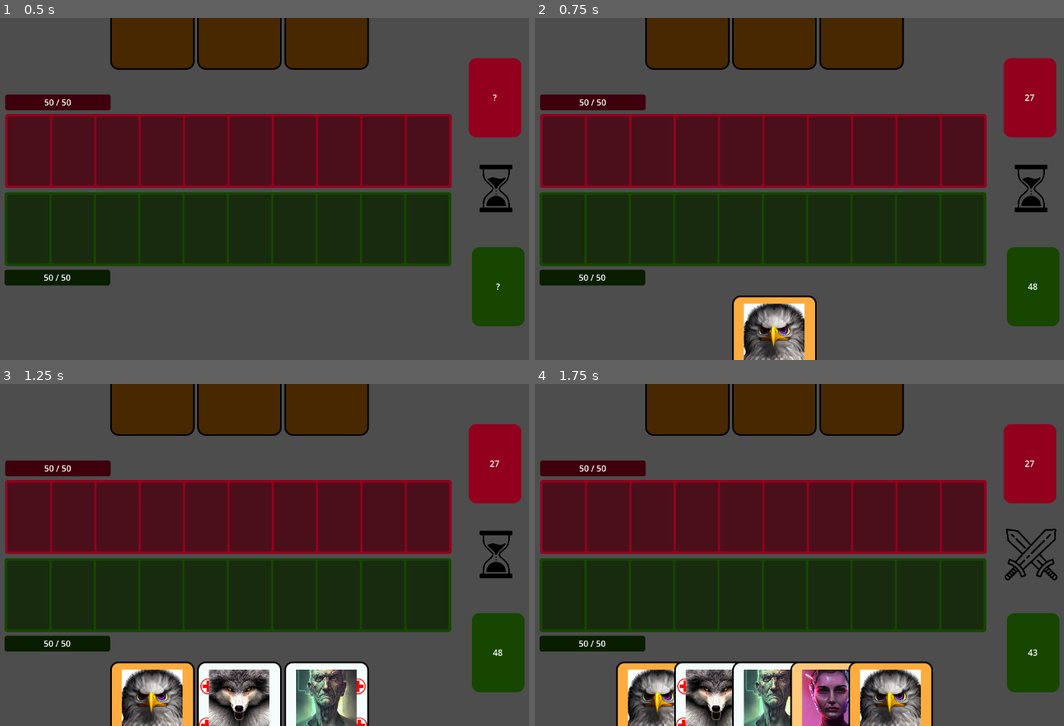
Above: before the commit, frames 1-4 (two rows, left to right).
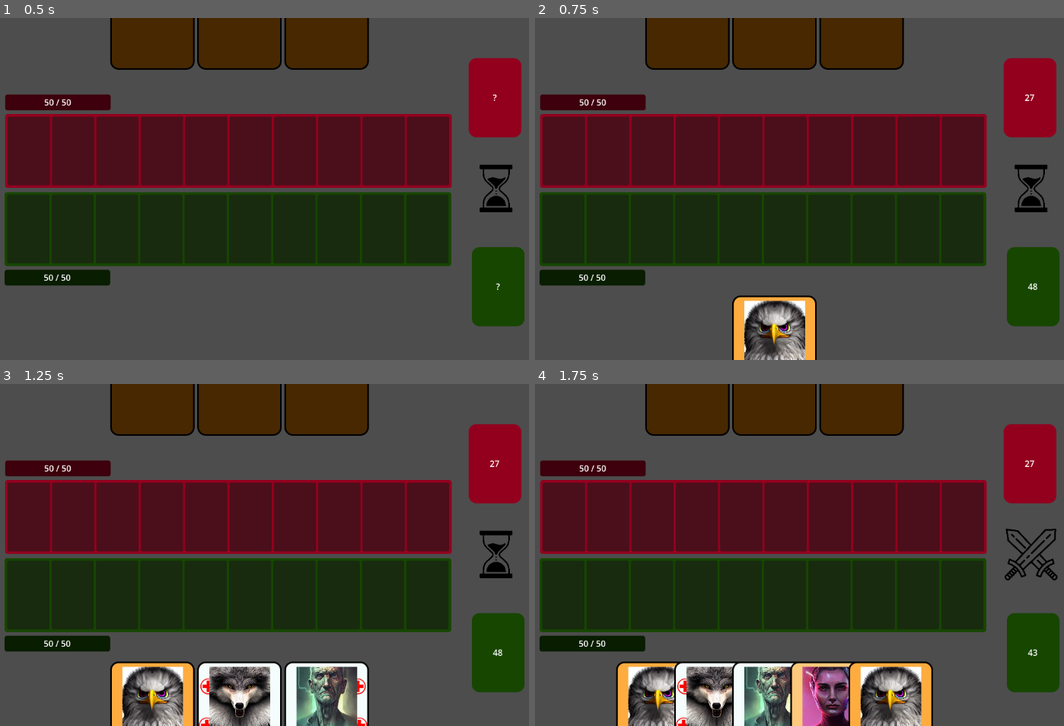
Above: after the commit, the same moments.

Repository: jamklex/first_game
Game: Godot game, scene res://scenes/gameboard/_main.tscn
Two runs of this game, one before a commit and one after it. Both use one fixed random seed, a clock stepped at 60 frames per second and the inputs below. This scene is started directly instead of the project's main scene.
Inputs (mouse positions are in pixels of both pictures, inside the frame that each line leads up to):
- Up to frame 1 (0.5 s): no input
- Up to frame 2 (0.75 s): move the mouse to (937, 171) at 0.52 s; click (937, 171) at 0.67 s
- Up to frame 3 (1.25 s): no input
- Up to frame 4 (1.75 s): move the mouse to (683, 572) at 1.27 s; click (683, 572) at 1.42 s

Frame 1 is identical in both runs. In frame 2, 1.2% of the frame differs, in the area x 39-52%, y 82-100%; in frame 3, 3.2%; in frame 4, 4.5%, in the area x 17-74%, y 82-100%.

Commit message:
added layout

Diff:
--- a/Deck_Defense/data/settings.json
+++ b/Deck_Defense/data/settings.json
@@ -1,5 +1,5 @@
 {
 	"fullscreen": false,
-	"windowSizeHeight": 768,
-	"windowSizeWidth": 1366
+	"windowSizeHeight": 900,
+	"windowSizeWidth": 1600
 }
--- a/Deck_Defense/scenes/gameboard/_main.tscn
+++ b/Deck_Defense/scenes/gameboard/_main.tscn
@@ -126,55 +126,6 @@
 offset_bottom = 0.0
 metadata/_edit_use_anchors_ = true
 
-[node name="EnemyOldPosses" type="Control" parent="."]
-visible = false
-layout_mode = 2
-anchors_preset = 0
-offset_left = 576.0
-offset_top = 324.0
-offset_right = 576.0
-offset_bottom = 324.0
-
-[node name="Hand" type="HBoxContainer" parent="EnemyOldPosses"]
-layout_mode = 0
-offset_left = -351.0
-offset_top = -419.0
-offset_right = 349.0
-offset_bottom = -179.0
-alignment = 1
-
-[node name="Health" parent="EnemyOldPosses" instance=ExtResource("6")]
-layout_mode = 0
-offset_left = -500.0
-offset_top = -176.0
-offset_right = -300.0
-offset_bottom = -146.0
-theme_override_styles/panel = SubResource("StyleBoxFlat_e8sp8")
-
-[node name="CardsLeft" parent="EnemyOldPosses" instance=ExtResource("7")]
-layout_mode = 0
-offset_left = 384.0
-offset_top = -269.0
-offset_right = 484.0
-offset_bottom = -119.0
-theme_override_styles/panel = SubResource("StyleBoxFlat_fu1b1")
-
-[node name="CardSpace" type="Panel" parent="EnemyOldPosses"]
-custom_minimum_size = Vector2(846, 140)
-layout_mode = 0
-offset_left = -500.0
-offset_top = -143.0
-offset_right = 346.0
-offset_bottom = -3.0
-theme_override_styles/panel = SubResource("StyleBoxFlat_aa5pe")
-
-[node name="Spots" parent="EnemyOldPosses/CardSpace" instance=ExtResource("2")]
-layout_mode = 0
-offset_left = 5.0
-offset_top = 5.0
-offset_right = 841.0
-offset_bottom = 135.0
-
 [node name="TurnOptions" type="Control" parent="."]
 layout_mode = 1
 anchors_preset = 15
@@ -287,56 +238,6 @@
 theme_override_styles/panel = SubResource("StyleBoxFlat_fhtdn")
 metadata/_edit_use_anchors_ = true
 
-[node name="PlayerOldPosses3" type="Control" parent="."]
-visible = false
-layout_mode = 2
-anchors_preset = 0
-offset_left = 576.0
-offset_top = 324.0
-offset_right = 576.0
-offset_bottom = 324.0
-
-[node name="CardSpace" type="Panel" parent="PlayerOldPosses3"]
-custom_minimum_size = Vector2(846, 140)
-layout_mode = 0
-offset_left = -500.0
-offset_top = 3.0
-offset_right = 346.0
-offset_bottom = 143.0
-mouse_filter = 1
-theme_override_styles/panel = SubResource("StyleBoxFlat_c82is")
-
-[node name="Spots" parent="PlayerOldPosses3/CardSpace" instance=ExtResource("2")]
-layout_mode = 0
-offset_left = 5.0
-offset_top = 5.0
-offset_right = 841.0
-offset_bottom = 135.0
-
-[node name="Health" parent="PlayerOldPosses3" instance=ExtResource("6")]
-layout_mode = 0
-offset_left = -500.0
-offset_top = 147.0
-offset_right = -300.0
-offset_bottom = 177.0
-theme_override_styles/panel = SubResource("StyleBoxFlat_fojdk")
-
-[node name="Hand" type="HBoxContainer" parent="PlayerOldPosses3"]
-layout_mode = 0
-offset_left = -351.0
-offset_top = 181.0
-offset_right = 349.0
-offset_bottom = 421.0
-alignment = 1
-
-[node name="CardsLeft" parent="PlayerOldPosses3" instance=ExtResource("7")]
-layout_mode = 0
-offset_left = 384.0
-offset_top = 124.0
-offset_right = 484.0
-offset_bottom = 274.0
-theme_override_styles/panel = SubResource("StyleBoxFlat_fhtdn")
-
 [node name="PlayerWins" parent="." instance=ExtResource("9_aphqi")]
 visible = false
 top_level = true
@@ -363,5 +264,3 @@
 [connection signal="gui_input" from="TurnOptions/BlockOpponent" to="." method="_on_BlockOpponent_gui_input"]
 [connection signal="gui_input" from="Player/CardSpace" to="." method="_on_CardSpace_gui_input"]
 [connection signal="gui_input" from="Player/Hand" to="." method="_on_Hand_gui_input"]
-[connection signal="gui_input" from="PlayerOldPosses3/CardSpace" to="." method="_on_CardSpace_gui_input"]
-[connection signal="gui_input" from="PlayerOldPosses3/Hand" to="." method="_on_Hand_gui_input"]
--- a/Deck_Defense/scenes/gameboard/scripts/logic.gd
+++ b/Deck_Defense/scenes/gameboard/scripts/logic.gd
@@ -25,7 +25,7 @@
 
 var selected_action_card = -1
 var current_cycle
-var bump_factor = 100;
+var bump_factor = 0.5 # 1 = full card size, 0.5 half card size
 
 func _ready():
 	get_tree().set_auto_accept_quit(true)
@@ -52,7 +52,9 @@
 		var new_selected_card = GameboardUtil.get_child_index(node, make_input_local(event).position, true, -1)
 		if new_selected_card >= 0 and new_selected_card != old_selected:
 			selected_action_card = new_selected_card
-			GameboardUtil.bump_child_y(node.get_child(selected_action_card), bump_factor*-1)
+			var card = node.get_child(selected_action_card) as Card
+			var cardHeight = card.size.y
+			GameboardUtil.bump_child_y(card, cardHeight * bump_factor * -1)
 
 func _on_CardSpace_gui_input(event):
 	if GameboardUtil.is_mouse_click(event) and can_place_cards():
@@ -176,5 +178,7 @@
 
 func reset_hand_card_focus():
 	if(selected_action_card >= 0):
-		GameboardUtil.bump_child_y(get_node(player_hand).get_child(selected_action_card), bump_factor)
+		var card = get_node(player_hand).get_child(selected_action_card) as Card
+		var cardHeight = card.size.y
+		GameboardUtil.bump_child_y(card, cardHeight*bump_factor)
 	selected_action_card = -1
--- a/Deck_Defense/scenes/gameboard/scripts/util.gd
+++ b/Deck_Defense/scenes/gameboard/scripts/util.gd
@@ -152,9 +152,16 @@
 		i += 1
 	return deck.pop_at(i)
 
-func add_card_to(hand, card):
+func add_card_to(hand:HBoxContainer, card:Card):
 	hand.add_child(card)
 	adjust_separation(hand)
+	adjust_size(card, hand.size.y)
+
+func adjust_size(card:Card, newHeight:int):
+	var sizeMultiplier = newHeight / card.custom_minimum_size.y
+	var newWidth = card.custom_minimum_size.x * sizeMultiplier
+	var newSize = Vector2(newWidth, newHeight)
+	card.custom_minimum_size = newSize
 
 func set_visibility(node, status):
 	node.visible = status
--- a/Deck_Defense/scenes/packages/prefabs/packageCard.tscn
+++ b/Deck_Defense/scenes/packages/prefabs/packageCard.tscn
@@ -98,8 +98,12 @@
 
 [node name="front" parent="." instance=ExtResource("1_yarcp")]
 layout_mode = 0
+anchors_preset = 0
+anchor_right = 0.0
+anchor_bottom = 0.0
 offset_left = 80.0
 offset_right = 240.0
+offset_bottom = 240.0
 scale = Vector2(1e-05, 1)
 
 [node name="back" parent="." instance=ExtResource("3_5kjhs")]
--- a/Deck_Defense/scenes/packages/scripts/packageCard.gd
+++ b/Deck_Defense/scenes/packages/scripts/packageCard.gd
@@ -14,7 +14,6 @@
 	card = get_node("back") as Control
 	custom_minimum_size = card.custom_minimum_size
 
-
 # Called every frame. 'delta' is the elapsed time since the previous frame.
 #func _process(delta):
 #	pass
@@ -22,28 +21,22 @@
 func setVisibility(newVisibility:bool):
 	card.visible = newVisibility
 
-
 func setOnRevealDoneFinished(objectWithFunction, functionName):
 	afterRevealDoneFunctionHolder = objectWithFunction
 	afterRevealDoneFunction = functionName
-
 
 func setOnShowDoneFinished(objectWithFunction, functionName):
 	afterShowDoneFunctionHolder = objectWithFunction
 	afterShowDoneFunction = functionName
 
-
 func scaleCardToZero():
 	card.scale = Vector2(0,0)
-
 
 func playShowAnimation():
 	animationPlayer.play("packageCard/show")
 
-
 func playRevealAnimation():
 	animationPlayer.play("packageCard/reveal")
-
 
 func _on_animation_player_animation_finished(anim_name):
 	if anim_name == "packageCard/reveal" and afterRevealDoneFunctionHolder:
--- a/Deck_Defense/shared/card/back.tscn
+++ b/Deck_Defense/shared/card/back.tscn
@@ -1,7 +1,6 @@
-[gd_scene load_steps=3 format=3]
+[gd_scene load_steps=3 format=3 uid="uid://1rm7c8sdkrj2"]
 
 [ext_resource type="Script" path="res://shared/card/scripts/card.gd" id="1_vqwxo"]
-
 
 [sub_resource type="StyleBoxFlat" id="StyleBoxFlat_th5hu"]
 bg_color = Color(0.278431, 0.156863, 0, 1)
--- a/Deck_Defense/shared/card/front.tscn
+++ b/Deck_Defense/shared/card/front.tscn
@@ -1,15 +1,15 @@
-[gd_scene load_steps=20 format=3 uid="uid://cf1km1wp18aim"]
+[gd_scene load_steps=19 format=3 uid="uid://cf1km1wp18aim"]
 
 [ext_resource type="Script" path="res://shared/card/scripts/card.gd" id="1_3i4m2"]
 [ext_resource type="Texture2D" uid="uid://htrvehxqn0qo" path="res://shared/card/images/dar.png" id="2_adqpx"]
 [ext_resource type="Texture2D" uid="uid://cyqr3h0d251k4" path="res://data/cards/type-frames/multi-attack.png" id="2_px8g5"]
 [ext_resource type="Texture2D" uid="uid://ciyixu36f3sqx" path="res://data/cards/type-frames/soldier-left.png" id="3_qmo2m"]
-[ext_resource type="Texture2D" uid="uid://d2fwul4wpuruw" path="res://data/cards/images/placeholder.png" id="3_yalfj"]
 [ext_resource type="PackedScene" uid="uid://degq7nbnngki2" path="res://shared/card/prefabs/specialPanel.tscn" id="5_0hdso"]
 [ext_resource type="Texture2D" uid="uid://klddqk21sb45" path="res://data/cards/type-frames/flexer-left.png" id="5_vkb8n"]
 [ext_resource type="Texture2D" uid="uid://s3olrd53k6fn" path="res://shared/card/images/hp.png" id="5_ymmfd"]
 [ext_resource type="Texture2D" uid="uid://b2dkujvlwqkmb" path="res://shared/card/images/atk.png" id="6_3c03p"]
 [ext_resource type="Texture2D" uid="uid://blbxmist6ef6h" path="res://data/cards/type-frames/angel-left.png" id="6_x8j1j"]
+[ext_resource type="Texture2D" uid="uid://dv2k7dnm5nfcv" path="res://data/cards/images/1.png" id="8_t1d8d"]
 
 [sub_resource type="StyleBoxFlat" id="StyleBoxFlat_yaee3"]
 bg_color = Color(0.992157, 0.788235, 0.486275, 1)
@@ -85,9 +85,6 @@
 
 [sub_resource type="StyleBoxFlat" id="StyleBoxFlat_3teaj"]
 draw_center = false
-
-[sub_resource type="StyleBoxFlat" id="StyleBoxFlat_4dwj0"]
-bg_color = Color(0.615686, 0.0392157, 0.364706, 0.580392)
 
 [sub_resource type="StyleBoxFlat" id="StyleBoxFlat_bdeoe"]
 draw_center = false
@@ -97,7 +94,8 @@
 anchors_preset = -1
 anchor_right = 0.138889
 anchor_bottom = 0.37037
-offset_bottom = 1.52588e-05
+offset_right = -0.00012207
+offset_bottom = 0.000244141
 mouse_filter = 2
 theme_override_styles/panel = SubResource("StyleBoxFlat_yaee3")
 script = ExtResource("1_3i4m2")
@@ -188,35 +186,37 @@
 texture = ExtResource("6_x8j1j")
 centered = false
 
-[node name="Layout" type="VBoxContainer" parent="."]
-layout_mode = 1
-anchors_preset = 8
-anchor_left = 0.5
-anchor_top = 0.5
-anchor_right = 0.5
-anchor_bottom = 0.5
-offset_left = -77.0
-offset_top = -105.0
-offset_right = 77.0
-offset_bottom = 115.0
-grow_horizontal = 2
-grow_vertical = 2
-mouse_filter = 2
-
-[node name="Top" type="HBoxContainer" parent="Layout"]
+[node name="LayoutMargin" type="MarginContainer" parent="."]
+layout_mode = 1
+anchors_preset = 15
+anchor_right = 1.0
+anchor_bottom = 1.0
+grow_horizontal = 2
+grow_vertical = 2
+theme_override_constants/margin_left = 10
+theme_override_constants/margin_top = 10
+theme_override_constants/margin_right = 10
+theme_override_constants/margin_bottom = 10
+
+[node name="Layout" type="VBoxContainer" parent="LayoutMargin"]
+layout_mode = 2
+mouse_filter = 2
+
+[node name="Top" type="HBoxContainer" parent="LayoutMargin/Layout"]
 clip_contents = true
 custom_minimum_size = Vector2(130, 115)
 layout_mode = 2
+size_flags_vertical = 3
 mouse_filter = 2
 alignment = 1
 
-[node name="Left" type="Panel" parent="Layout/Top"]
+[node name="Left" type="Panel" parent="LayoutMargin/Layout/Top"]
 custom_minimum_size = Vector2(15, 0)
 layout_mode = 2
 mouse_filter = 2
 theme_override_styles/panel = SubResource("StyleBoxFlat_3teaj")
 
-[node name="Image" type="Sprite2D" parent="Layout/Top/Left"]
+[node name="Image" type="Sprite2D" parent="LayoutMargin/Layout/Top/Left"]
 visible = false
 position = Vector2(-7, 0)
 scale = Vector2(0.08, 0.25)
@@ -225,43 +225,40 @@
 offset = Vector2(-10, 0)
 flip_h = true
 
-[node name="Face" type="Panel" parent="Layout/Top"]
-clip_contents = true
+[node name="Face" type="TextureRect" parent="LayoutMargin/Layout/Top"]
 custom_minimum_size = Vector2(115, 100)
 layout_mode = 2
-mouse_filter = 2
-theme_override_styles/panel = SubResource("StyleBoxFlat_4dwj0")
-
-[node name="Image" type="Sprite2D" parent="Layout/Top/Face"]
-scale = Vector2(0.225, 0.225)
-texture = ExtResource("3_yalfj")
-centered = false
-
-[node name="Right" type="Panel" parent="Layout/Top"]
+size_flags_horizontal = 3
+mouse_filter = 2
+texture = ExtResource("8_t1d8d")
+expand_mode = 2
+
+[node name="Right" type="Panel" parent="LayoutMargin/Layout/Top"]
 custom_minimum_size = Vector2(15, 0)
 layout_mode = 2
 mouse_filter = 2
 theme_override_styles/panel = SubResource("StyleBoxFlat_bdeoe")
 
-[node name="Image" type="Sprite2D" parent="Layout/Top/Right"]
+[node name="Image" type="Sprite2D" parent="LayoutMargin/Layout/Top/Right"]
 visible = false
 position = Vector2(-17, 0)
 scale = Vector2(0.08, 0.25)
 texture = ExtResource("2_adqpx")
 centered = false
 
-[node name="Bottom" type="VBoxContainer" parent="Layout"]
+[node name="Bottom" type="VBoxContainer" parent="LayoutMargin/Layout"]
 custom_minimum_size = Vector2(0, 100)
 layout_mode = 2
+size_flags_vertical = 3
 mouse_filter = 2
 alignment = 2
 
-[node name="HP" type="HBoxContainer" parent="Layout/Bottom"]
+[node name="HP" type="HBoxContainer" parent="LayoutMargin/Layout/Bottom"]
 layout_mode = 2
 theme_override_constants/separation = 5
 alignment = 1
 
-[node name="Value" type="Label" parent="Layout/Bottom/HP"]
+[node name="Value" type="Label" parent="LayoutMargin/Layout/Bottom/HP"]
 layout_mode = 2
 theme_override_colors/font_color = Color(0, 0, 0, 1)
 theme_override_font_sizes/font_size = 20
@@ -269,22 +266,22 @@
 horizontal_alignment = 1
 vertical_alignment = 1
 
-[node name="Symbol" type="Panel" parent="Layout/Bottom/HP"]
-layout_mode = 2
-mouse_filter = 2
-
-[node name="Image" type="Sprite2D" parent="Layout/Bottom/HP/Symbol"]
+[node name="Symbol" type="Panel" parent="LayoutMargin/Layout/Bottom/HP"]
+layout_mode = 2
+mouse_filter = 2
+
+[node name="Image" type="Sprite2D" parent="LayoutMargin/Layout/Bottom/HP/Symbol"]
 scale = Vector2(0.15, 0.15)
 texture = ExtResource("5_ymmfd")
 centered = false
 offset = Vector2(0, 35)
 
-[node name="ATK" type="HBoxContainer" parent="Layout/Bottom"]
+[node name="ATK" type="HBoxContainer" parent="LayoutMargin/Layout/Bottom"]
 layout_mode = 2
 theme_override_constants/separation = 5
 alignment = 1
 
-[node name="Value" type="Label" parent="Layout/Bottom/ATK"]
+[node name="Value" type="Label" parent="LayoutMargin/Layout/Bottom/ATK"]
 layout_mode = 2
 theme_override_colors/font_color = Color(0, 0, 0, 1)
 theme_override_font_sizes/font_size = 20
@@ -293,11 +290,11 @@
 vertical_alignment = 1
 uppercase = true
 
-[node name="Symbol" type="Panel" parent="Layout/Bottom/ATK"]
-layout_mode = 2
-mouse_filter = 2
-
-[node name="Image" type="Sprite2D" parent="Layout/Bottom/ATK/Symbol"]
+[node name="Symbol" type="Panel" parent="LayoutMargin/Layout/Bottom/ATK"]
+layout_mode = 2
+mouse_filter = 2
+
+[node name="Image" type="Sprite2D" parent="LayoutMargin/Layout/Bottom/ATK/Symbol"]
 scale = Vector2(0.15, 0.15)
 texture = ExtResource("6_3c03p")
 centered = false
--- a/Deck_Defense/shared/card/scripts/properties.gd
+++ b/Deck_Defense/shared/card/scripts/properties.gd
@@ -2,11 +2,11 @@
 
 class_name CardProperties
 
-const image = "Layout/Top/Face/Image"
-const boni_left = "Layout/Top/Left/Image"
-const boni_right = "Layout/Top/Right/Image"
-const hp_label = "Layout/Bottom/HP/Value"
-const atk_label = "Layout/Bottom/ATK/Value"
+const image = "LayoutMargin/Layout/Top/Face"
+const boni_left = "LayoutMargin/Layout/Top/Left/Image"
+const boni_right = "LayoutMargin/Layout/Top/Right/Image"
+const hp_label = "LayoutMargin/Layout/Bottom/HP/Value"
+const atk_label = "LayoutMargin/Layout/Bottom/ATK/Value"
 
 const multi_attack_panel = "MultiAttack"
 var multi_attack = false
@@ -213,7 +213,7 @@
 				return
 			if kanonenrohr_counter > 0:
 				label.set_text(str(kanonenrohr_counter))
-		var sprite = node.get_node(image)
+		var sprite = node.get_node(image) # HERE
 		if sprite != null and face != null:
 			sprite.texture = load(face)
 		check_self_destroy()
Not shown: 1 places in Deck_Defense/scenes/packages/prefabs/packageCard.tscn that only renumber resources
